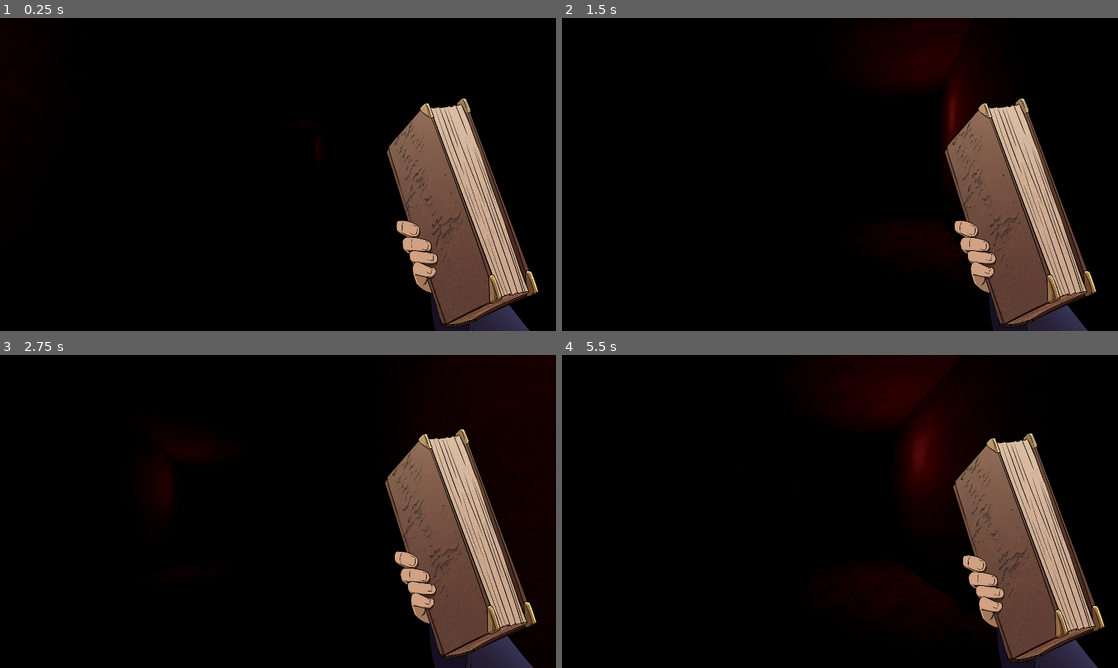
Above: before the commit, frames 1-4 (two rows, left to right).
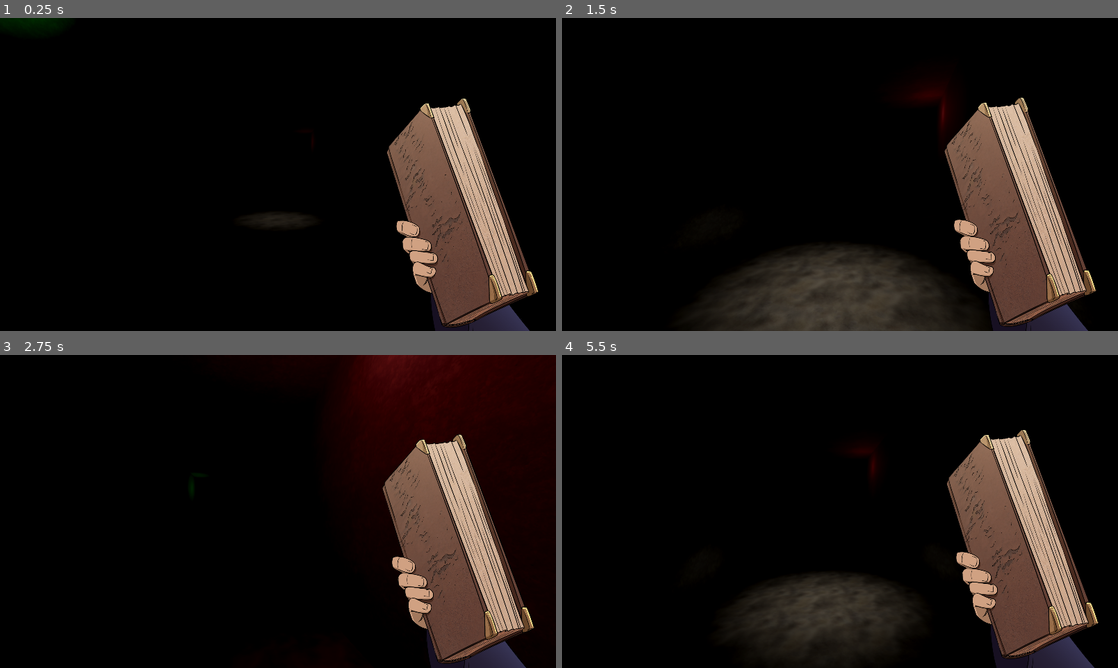
Above: after the commit, the same moments.

Repository: Bigaston/LDJam55
Game: Godot game, scene res://scenes/main.tscn
Two runs of this game, one before a commit and one after it. Both use one fixed random seed, a clock stepped at 60 frames per second and the inputs below.
Inputs (mouse positions are in pixels of both pictures, inside the frame that each line leads up to):
- Up to frame 1 (0.25 s): no input
- Up to frame 2 (1.5 s): tap Enter at 0.5 s; move the mouse to (867, 174) at 0.52 s; hold W (move_forward) from 0.53 s (still down); tap Space (use_spell) at 0.6, 1.35 s; move the mouse to (812, 174) at 1.27 s
- Up to frame 3 (2.75 s): keep holding W (move_forward); move the mouse to (289, 505) at 2.02 s; tap Space (use_spell) at 2.1 s
- Up to frame 4 (5.5 s): keep holding W (move_forward); move the mouse to (834, 517) at 2.77 s; tap Space (use_spell) every 0.75 s from 2.85 to 5.1 s; move the mouse to (878, 514) at 3.52 s; move the mouse to (795, 508) at 4.27 s; move the mouse to (845, 511) at 5.02 s

The runs differ from the first frame. In frame 1, 0.5% of the frame differs, in the area x 0-58%, y 0-67%; in frame 2, 14%; in frame 3, 12%; in frame 4, 16%, in the area x 31-98%, y 0-100%.

Commit message:
Balancing player + modif light

Diff:
--- a/objects/Player.tscn
+++ b/objects/Player.tscn
@@ -211,8 +211,8 @@
 transform = Transform3D(-1, 0, -8.74228e-08, 0, 1, 0, 8.74228e-08, 0, -1, 0, 0, 0)
 script = ExtResource("1_ck6yg")
 opened_book_speed = 2.0
-speed = 5.5
 book = NodePath("Book")
+open_book_threeshold = -40
 vertical_sensitivity = 0.005
 horizontal_sensitivity = 0.005
 
--- a/objects/terrain.tscn
+++ b/objects/terrain.tscn
@@ -67,11 +67,21 @@
 mesh = SubResource("PlaneMesh_tolos")
 
 [node name="OmniLight3D" type="OmniLight3D" parent="."]
-transform = Transform3D(1, 0, 0, 0, 1, 0, 0, 0, 1, -1.28909, 2.81567, 8.01601)
+transform = Transform3D(1, 0, 0, 0, 1, 0, 0, 0, 1, -1.7027, 3.35917, 5.79501)
+light_color = Color(0.0864, 0.72, 0.18144, 1)
+light_energy = 3.062
+omni_range = 1.0
+omni_attenuation = 0.0
+
+[node name="OmniLight3D2" type="OmniLight3D" parent="."]
+transform = Transform3D(1, 0, 0, 0, 1, 0, 0, 0, 1, 1.62992, 3.40682, -4.79686)
 light_color = Color(0.784314, 0.247059, 0.25098, 1)
 omni_range = 4.25808
 
-[node name="OmniLight3D2" type="OmniLight3D" parent="."]
-transform = Transform3D(1, 0, 0, 0, 1, 0, 0, 0, 1, 1.52398, 2.81567, -3.31067)
-light_color = Color(0.784314, 0.247059, 0.25098, 1)
-omni_range = 4.25808
+[node name="SpotLight3D" type="SpotLight3D" parent="."]
+transform = Transform3D(1, 0, 0, 0, -4.37114e-08, 1, 0, -1, -4.37114e-08, 0, 3.87431, 0)
+light_color = Color(0.96, 0.8992, 0.7776, 1)
+light_energy = 10.0
+spot_range = 4.397
+spot_angle = 35.1
+spot_angle_attenuation = 0.574349
